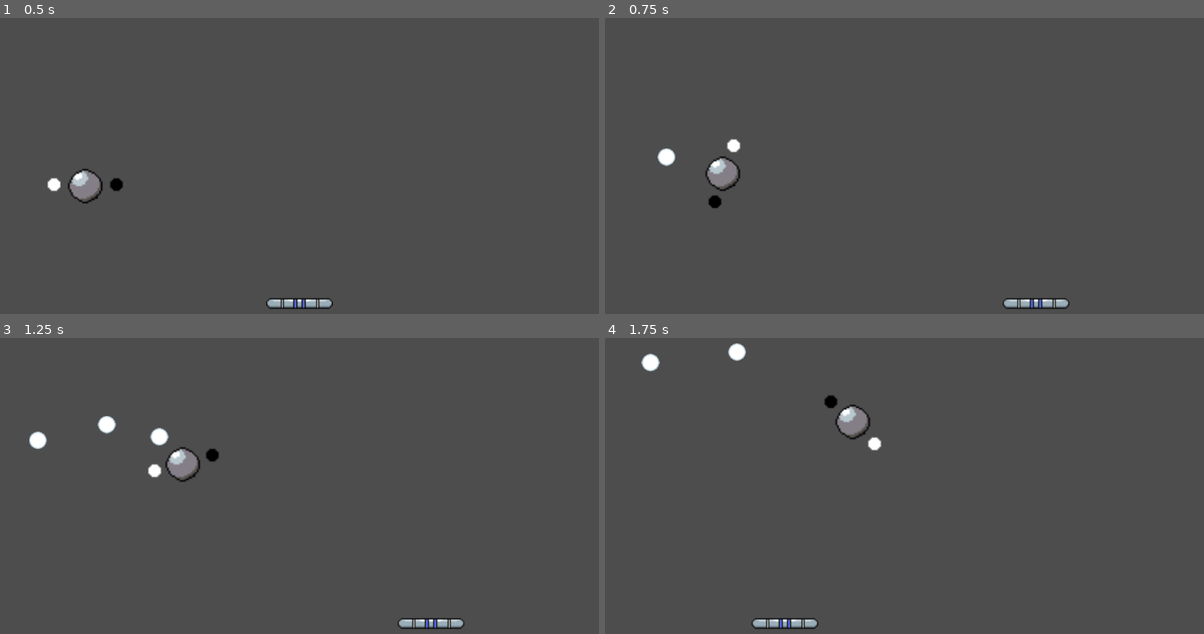
Above: before the commit, frames 1-4 (two rows, left to right).
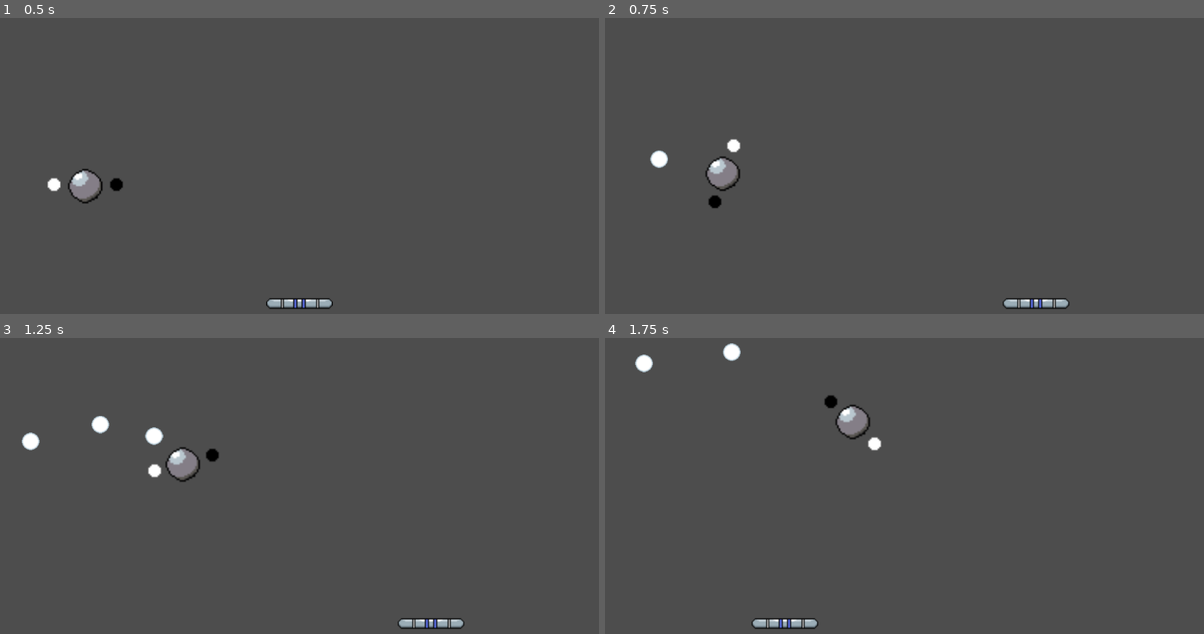
Above: after the commit, the same moments.

Repository: dommie123/Bullet_Hell
Game: Godot game, scene res://nodes/level.tscn
Two runs of this game, one before a commit and one after it. Both use one fixed random seed, a clock stepped at 60 frames per second and the inputs below.
Inputs (mouse positions are in pixels of both pictures, inside the frame that each line leads up to):
- Up to frame 1 (0.5 s): no input
- Up to frame 2 (0.75 s): move the mouse to (1036, 168) at 0.52 s
- Up to frame 3 (1.25 s): no input
- Up to frame 4 (1.75 s): move the mouse to (784, 524) at 1.27 s

Frame 1 is identical in both runs. In frame 2, 0.2% of the frame differs, in the area x 7-12%, y 44-51%; in frame 3, 0.5%, in the area x 3-29%, y 26-38%; in frame 4, 0.3%.

Commit message:
Fixed bullets disappearing when enemy leaves the screen

Diff:
--- a/project.godot
+++ b/project.godot
@@ -21,5 +21,5 @@
 
 [rendering]
 
-renderer/rendering_method="gl_compatibility"
+renderer/rendering_method="mobile"
 renderer/rendering_method.mobile="gl_compatibility"
--- a/scripts/enemy.gd
+++ b/scripts/enemy.gd
@@ -31,14 +31,15 @@
 func shoot():
 	var bullet = bullet_scene.instantiate()
 
-	bullet.position = $BulletLauncher.position
+	bullet.position = position
 	var direction = $BulletLauncher.rotation
 
-	# Choose the velocity for the mob
+	# Choose the velocity for the bullet
 	var velocity = Vector2(0, 350.0)
 	bullet.linear_velocity = velocity.rotated(direction)
 
-	add_child(bullet)
+	# add_child(bullet)
+	add_sibling(bullet)
 
 
 func _on_visible_on_screen_notifier_2d_screen_exited():
